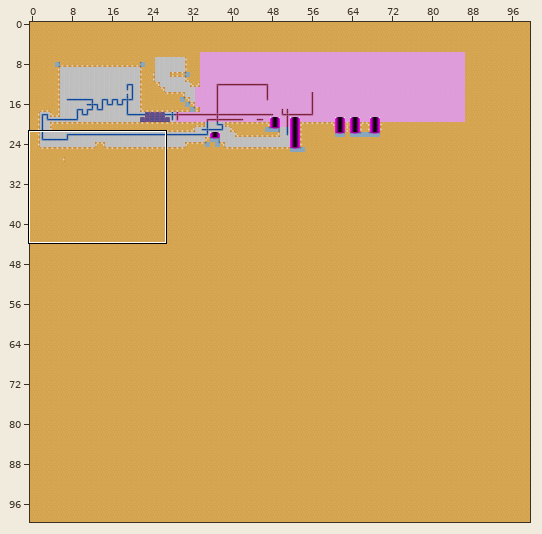
Two states of a Tiled map, MagnetBoy/MagnetBoy/MagnetBoyContent/theLab2.tmx. Above, an overview of the earlier version with the close-up marked.
Close-up. The starting point:
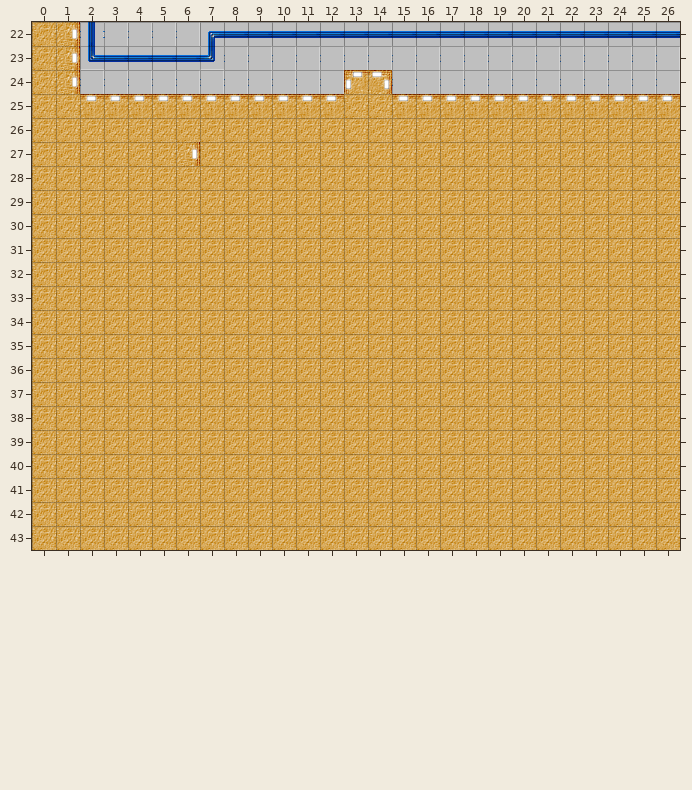
Cells are 32x32 px. Shown: x 0..26, y 22..43. The commit also changed other parts of the map, which this record leaves out.
After:
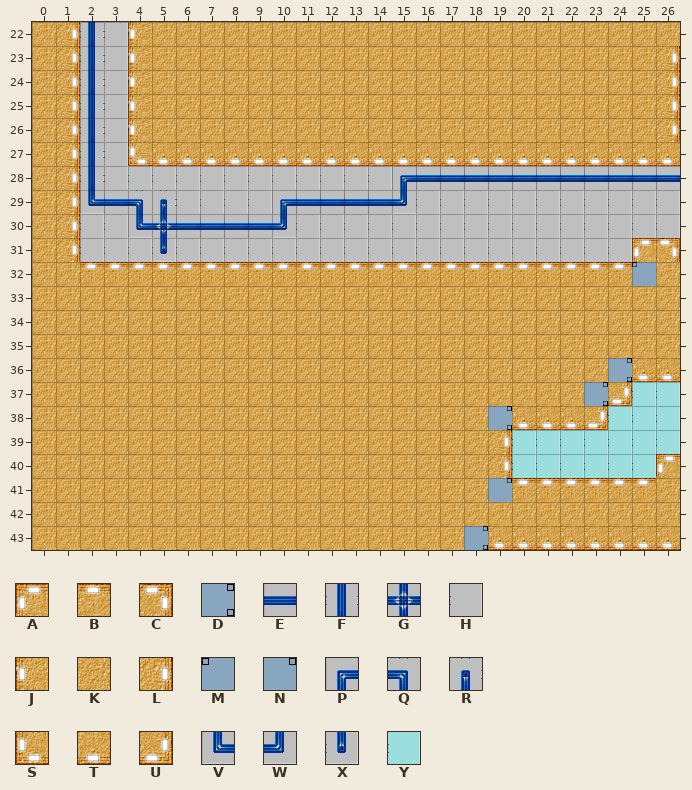
Key: from "labSheetA": A 0, B 1, C 2, D 6, E 10, F 11, G 12, H 13, J 20, K 21, L 22, M 25, N 26, P 30, Q 31, R 32, S 40, T 41, U 42, V 50, W 51, X 53, Y 77.
_ is an empty cell, # one hidden under a higher layer.
Changes in this commit:
{"where": "layer \"background walls\""}
{"y":22,"x":4,"old":"HHHPEEEEEEEEEEEEEEEEEEE","new":"_______________________"}
{"y":23,"x":2,"old":"VEEEEWHHHHHHHHHHHHHHHHHHH","new":"FH_______________________"}
{"y":24,"x":2,"old":"H","new":"F"}
{"y":24,"x":4,"old":"HHHHHHHHH","new":"_________"}
{"y":24,"x":15,"old":"HHHHHHHHHHHH","new":"____________"}
{"y":25,"x":2,"old":"#","new":"F"}
{"y":26,"x":2,"old":"__","new":"FH"}
{"y":27,"x":2,"old":"__","new":"FH"}
{"y":28,"x":2,"old":"_________________________","new":"FHHHHHHHHHHHHPEEEEEEEEEEE"}
{"y":29,"x":2,"old":"_________________________","new":"VEQRHHHHPEEEEWHHHHHHHHHHH"}
{"y":30,"x":2,"old":"_________________________","new":"HHVGEEEEWHHHHHHHHHHHHHHHH"}
{"y":31,"x":2,"old":"_______________________","new":"HHHXHHHHHHHHHHHHHHHHHHH"}
{"y":37,"x":25,"old":"__","new":"YY"}
{"y":38,"x":24,"old":"___","new":"YYY"}
{"y":39,"x":20,"old":"_______","new":"YYYYYYY"}
{"y":40,"x":20,"old":"______","new":"YYYYYY"}
{"where": "layer \"solid\""}
{"y":22,"x":4,"old":"_______________________","new":"JKKKKKKKKKKKKKKKKKKKKKK"}
{"y":23,"x":4,"old":"_______________________","new":"JKKKKKKKKKKKKKKKKKKKKKL"}
{"y":24,"x":4,"old":"_________AC____________","new":"JKKKKKKKKKKKKKKKKKKKKKL"}
{"y":25,"x":1,"old":"KBBBBBBBBBBB","new":"L__JKKKKKKKK"}
{"y":25,"x":15,"old":"BBBBBBBBBBBB","new":"KKKKKKKKKKKL"}
{"y":26,"x":1,"old":"KKKK","new":"L__J"}
{"y":26,"x":26,"old":"K","new":"L"}
{"y":27,"x":1,"old":"KKKKKLKKKKKKKKKKKKKKKKKKKK","new":"L__STTTTTTTTTTTTTTTTTTTTTT"}
{"y":28,"x":1,"old":"KKKKKKKKKKKKKKKKKKKKKKKKKK","new":"L_________________________"}
{"y":29,"x":1,"old":"KKKKKKKKKKKKKKKKKKKKKKKKKK","new":"L_________________________"}
{"y":30,"x":1,"old":"KKKKKKKKKKKKKKKKKKKKKKKKKK","new":"L_________________________"}
{"y":31,"x":1,"old":"KKKKKKKKKKKKKKKKKKKKKKKKKK","new":"L_______________________AC"}
{"y":32,"x":2,"old":"KKKKKKKKKKKKKKKKKKKKKKKK","new":"BBBBBBBBBBBBBBBBBBBBBBBM"}
{"y":36,"x":24,"old":"KKK","new":"DTT"}
{"y":37,"x":23,"old":"KKKK","new":"DU__"}
{"y":38,"x":19,"old":"KKKKKKKK","new":"DTTTU___"}
{"y":39,"x":19,"old":"KKKKKKKK","new":"L_______"}
{"y":40,"x":19,"old":"KKKKKKKK","new":"L______A"}
{"y":41,"x":19,"old":"KKKKKKK","new":"NBBBBBB"}
{"y":43,"x":18,"old":"KKKKKKKKK","new":"DTTTTTTTT"}
